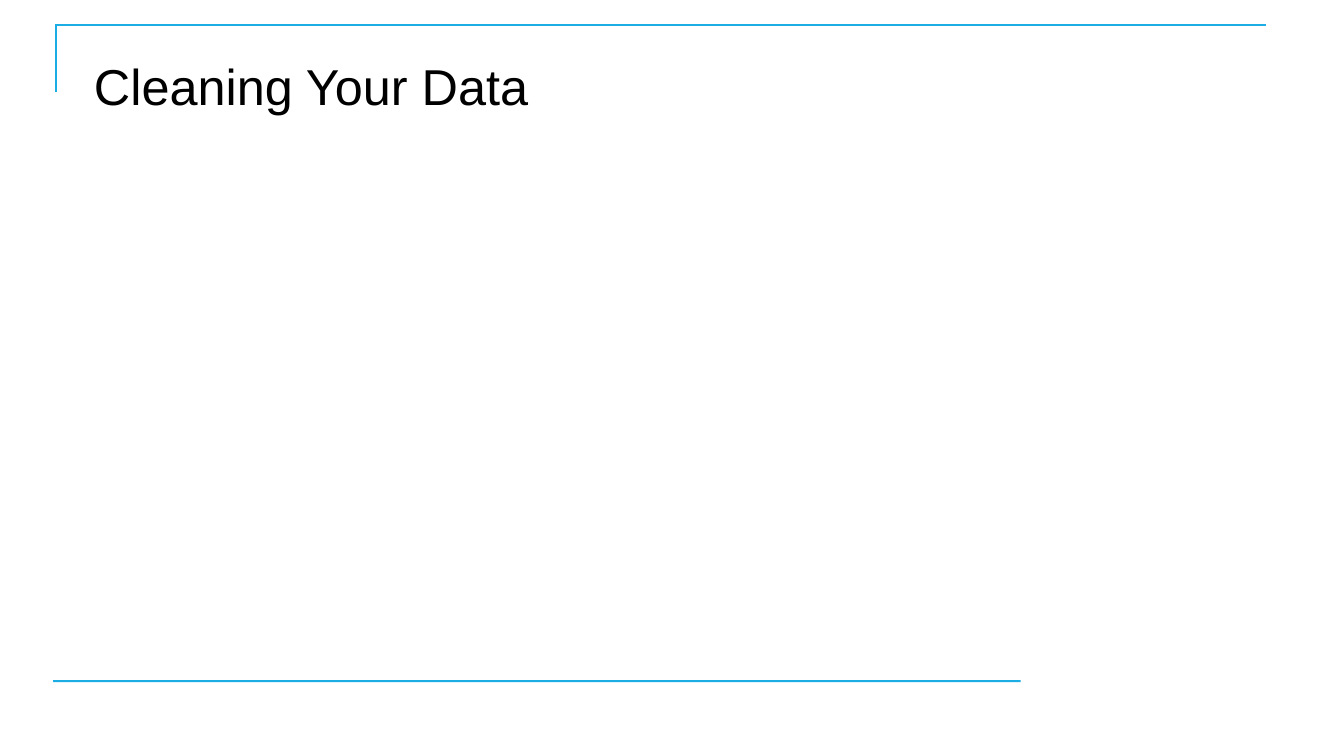
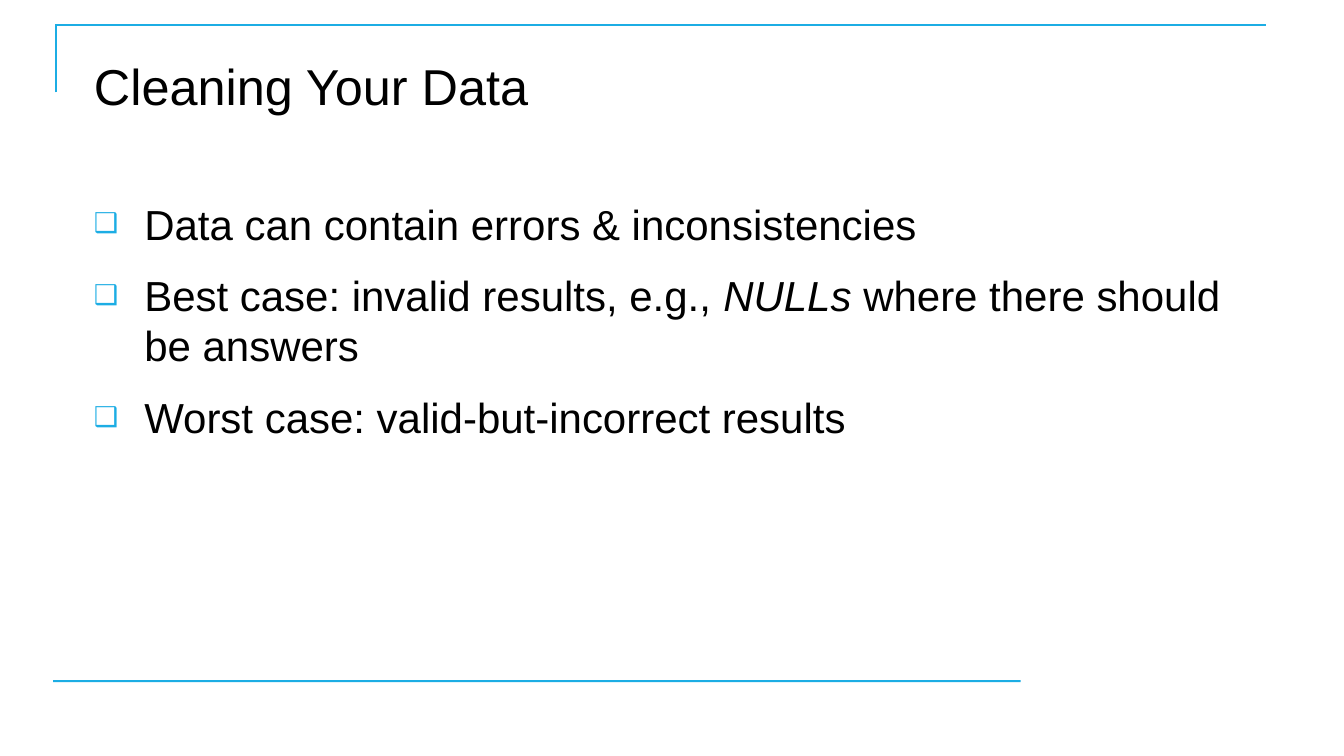
Before and after one commit to CostelloTechnicalConsulting/XTBP10---Tableau-Prep-Introduction, a slide deck: slide 76 of ppt/TableauPrepBuilderIntroV1_2.pptx. Drawn at 1344x756 pixels with LibreOffice and Linux fonts; fonts in the diff are those of the drawing; background and template pictures are left out. Boxes give left, top, right and bottom in pixels: in the first picture for what was removed or moved away, otherwise in the second. Text is boxed around its words. In the diff, an @@ line names an element or a change of style, - is before the commit and + after.

```diff
--- a/ppt/TableauPrepBuilderIntroV1_2.pptx
+++ b/ppt/TableauPrepBuilderIntroV1_2.pptx
@@ text added at <box>144,209,1221,434</box>, 30 pt, text #000000 @@
+❑ Data can contain errors & inconsistencies
+❑ Best case: invalid results, e.g., NULLs where there should be answers
+❑ Worst case: valid-but-incorrect results
```
Also in this commit, not shown: 10 other slides changed, 6 slides added, 2 other files.
